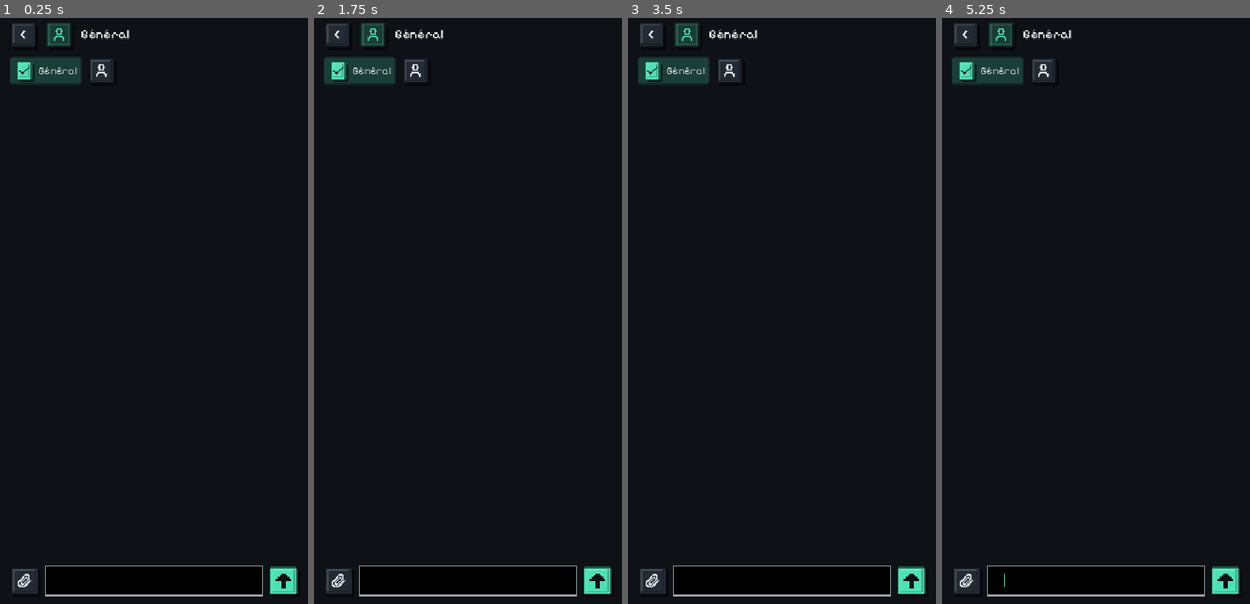
Above: before the commit, frames 1-4 (left to right).
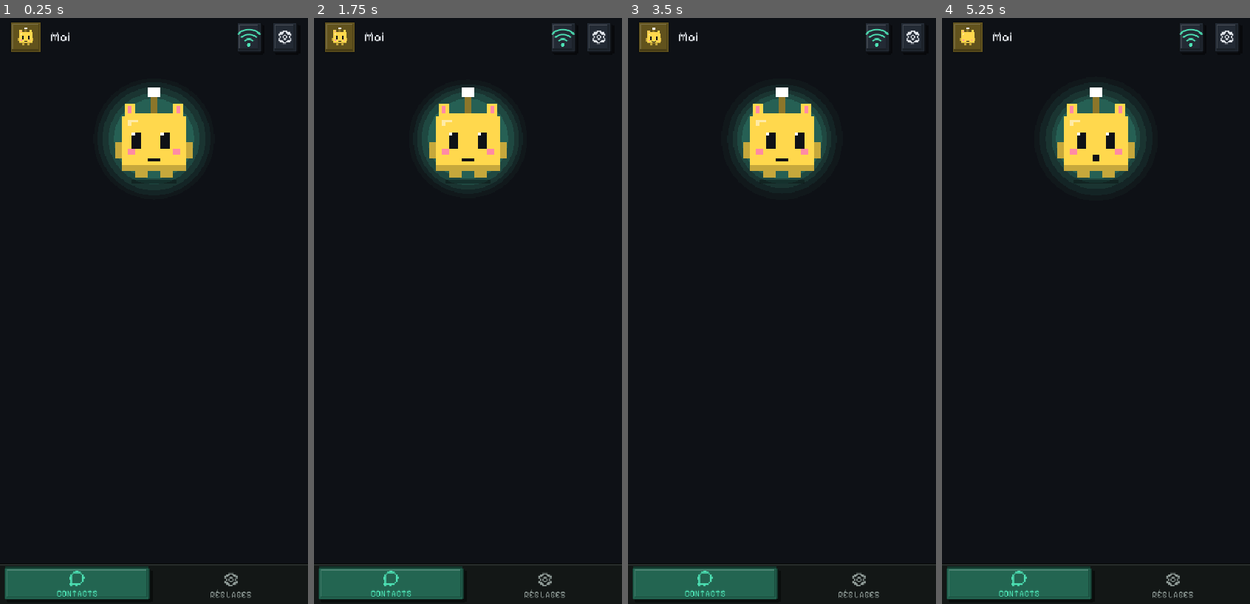
Above: after the commit, the same moments.

Repository: goodview-software/pocket-chat
Game: Godot game, scene res://boot.tscn
Same seed, same stepped clock (60 frames per second), same inputs: the game is played once before the commit and once after it.
Inputs (mouse positions are in pixels of both pictures, inside the frame that each line leads up to):
- Up to frame 1 (0.25 s): no input
- Up to frame 2 (1.75 s): tap Enter (ui_accept) at 0.5, 0.77, 1.52 s; hold Right 0.53-1.28 s; tap Tab at 0.6 s; click (468, 311) at 0.67 s; move the mouse to (406, 340) at 1.27 s; hold Left from 1.28 s (still down); tap Space at 1.35 s; click (406, 340) at 1.42 s
- Up to frame 3 (3.5 s): tap Enter (ui_accept) at 2, 3.02 s; move the mouse to (812, 176) at 2.02 s; release Left at 2.03 s; hold Right from 2.03 s (still down); tap Tab at 2.1 s; click (812, 176) at 2.17 s; move the mouse to (766, 428) at 2.77 s; tap Space at 2.85 s; click (766, 428) at 2.92 s
- Up to frame 4 (5.25 s): move the mouse to (1188, 398) at 3.52 s; release Right at 3.53 s; hold Left from 3.53 s (still down); tap Tab at 3.6, 5.1 s; click (1188, 398) at 3.67 s; tap Enter (ui_accept) at 3.77, 4.52, 5 s; move the mouse to (1003, 217) at 4.27 s; tap Space at 4.35 s; click (1003, 217) at 4.42 s; move the mouse to (1111, 311) at 5.02 s; click (1111, 311) at 5.17 s

The runs differ from the first frame. In frame 1, 11% of the frame differs, in the area x 0-100%, y 0-100%; in frame 2, 11%; in frame 3, 10%; in frame 4, 11%.

Commit message:
Overlay retiré
Co-Authored-By: Claude Sonnet 5.5 <noreply@anthropic.com>

Diff:
--- a/hud.gd
+++ /dev/null
@@ -1,234 +0,0 @@
-extends Window
-## HUD overlay pixel art (PC) : bandeau en haut à droite de l'écran avec les personnages, dépliable pour ouvrir un chat.
-## Fenêtre sans bordure, transparente, toujours au-dessus, sans prise de focus. Bulle de notification à l'arrivée d'un message.
-const KPx := preload("res://kit/ui/px.gd")
-const SHEET := preload("res://mascot/goody.png")
-const BODIES := [Color("4de1b4"), Color("ff8fb1"), Color("6aa8ff"), Color("ffa24d"), Color("b58bff"),
-		Color("ffd84d"), Color("ff6b6b"), Color("c9d1da")]
-const MARGIN := 12
-const BOX := 44        # case d'un personnage dans le bandeau
-const ROW_H := 46
-const PANEL_W := 280
-const MAX_STRIP := 4
-const TOAST_SECS := 6.0
-
-var main: Control
-var cv: Control
-var expanded := false
-var toast := {}        # {conv, title, text, mascot, t}
-var hits: Array = []   # [Rect2, String] : "toggle", "open" ou id de conversation
-var hover := -1
-var t := 0.0
-var entries: Array = []
-var font: Font
-var _sig := ""
-
-
-func setup(m: Control) -> void:
-	main = m
-	font = m.get_theme_default_font()
-	title = "Pocket Chat HUD"
-	borderless = true
-	always_on_top = true
-	transparent = true
-	transparent_bg = true
-	unfocusable = true
-	transient = false
-	force_native = true
-	exclusive = false
-	wrap_controls = false
-	cv = Control.new()
-	cv.set_anchors_preset(Control.PRESET_FULL_RECT)
-	cv.texture_filter = CanvasItem.TEXTURE_FILTER_NEAREST
-	cv.mouse_default_cursor_shape = Control.CURSOR_POINTING_HAND
-	cv.draw.connect(_draw_ui)
-	cv.gui_input.connect(_input_ui)
-	cv.mouse_exited.connect(func(): hover = -1)
-	add_child(cv)
-	_collect()
-	_relayout()
-	visible = true
-
-
-## Appelé par l'app à chaque message entrant.
-func notify(conv: String, who: String, text: String, mascot: int) -> void:
-	toast = {"conv": conv, "title": who, "text": text, "mascot": mascot, "t": TOAST_SECS}
-	_relayout()
-
-
-func _process(d: float) -> void:
-	t += d
-	if not toast.is_empty():
-		toast.t = float(toast.t) - d
-		if float(toast.t) <= 0.0:
-			toast = {}
-			_relayout()
-	_collect()
-	cv.queue_redraw()
-
-
-## Liste des entrées affichées : Général puis contacts en ligne ou avec des messages non lus.
-func _collect() -> void:
-	var l: Array = [{"id": "all", "name": "Général", "mascot": -1, "unread": int(main.unread.get("all", 0))}]
-	var ids: Array = []
-	for id in main.peers:
-		var pr: Dictionary = main.peers[id]
-		if pr.get("self", false):
-			continue
-		var u := int(main.unread.get(id, 0))
-		if main._is_online(pr) or u > 0:
-			ids.append(id)
-	ids.sort_custom(func(a, b): return int(main.unread.get(a, 0)) > int(main.unread.get(b, 0)))
-	for id in ids:
-		l.append({"id": id, "name": str(main.peers[id].name), "mascot": int(main.peers[id].mascot), "unread": int(main.unread.get(id, 0))})
-	entries = l
-	var sig := str(l.map(func(e): return "%s%d" % [e.id, e.unread])) + str(expanded)
-	if sig != _sig:
-		_sig = sig
-		_relayout()
-
-
-func _strip_w() -> int:
-	var n := mini(entries.size(), MAX_STRIP + 1)
-	var extra := 1 if entries.size() > MAX_STRIP + 1 else 0
-	return 16 + n * (BOX + 6) + extra * 30 + 34
-
-
-func _relayout() -> void:
-	if main == null:
-		return
-	var w := PANEL_W if (expanded or not toast.is_empty()) else _strip_w()
-	w = maxi(w, _strip_w())
-	var h := 60
-	if expanded:
-		h += 8 + 14 + entries.size() * ROW_H + ROW_H
-	if not toast.is_empty():
-		h += 8 + 64
-	var scr := DisplayServer.window_get_current_screen(0)
-	var r := DisplayServer.screen_get_usable_rect(scr)
-	size = Vector2i(w, h)
-	position = Vector2i(r.end.x - w - MARGIN, r.position.y + MARGIN)
-	if cv != null:
-		cv.queue_redraw()
-
-
-# ------------------------------------------------------------------ Dessin
-
-func _txt(p: Vector2, s: String, sz: int, col: Color, w := -1.0) -> void:
-	font.draw_string(cv, p, s, HORIZONTAL_ALIGNMENT_LEFT, w, sz, col)
-
-
-func _avatar(r: Rect2, mascot: int, anim_row := 0) -> void:
-	if mascot < 0:  # salon commun : bulle de dialogue
-		KPx.panel(cv, r, Color("232a34"), Color("0b0e12"), false, 1)
-		var c := r.get_center()
-		cv.draw_rect(Rect2(c + Vector2(-10, -9), Vector2(20, 14)), Color("4de1b4"))
-		cv.draw_rect(Rect2(c + Vector2(-6, 5), Vector2(6, 5)), Color("4de1b4"))
-		for i in 3:
-			cv.draw_rect(Rect2(c + Vector2(-7 + i * 6, -4), Vector2(3, 3)), Color("0b0e12"))
-		return
-	var v := clampi(mascot, 0, 7)
-	KPx.panel(cv, r, (BODIES[v] as Color).darkened(0.62), Color("0b0e12"), false, 1)
-	var c2 := r.get_center()
-	cv.draw_texture_rect_region(SHEET, Rect2((c2 - Vector2(16, 16)).round(), Vector2(32, 32)),
-			Rect2((int(t * 3.0) % 4) * 32, (anim_row + v * 5) * 32, 32, 32))
-
-
-func _badge(r: Rect2, n: int) -> void:
-	if n <= 0:
-		return
-	var s := str(mini(n, 99))
-	var bw := 8.0 + 8.0 * s.length()
-	var b := Rect2(r.end.x - bw + 4, r.position.y - 4, bw, 16)
-	cv.draw_rect(b.grow(2), Color.BLACK)
-	cv.draw_rect(b, Color("ff6b6b"))
-	_txt(Vector2(b.position.x + 4, b.position.y + 13), s, 12, Color.WHITE)
-
-
-func _draw_ui() -> void:
-	hits.clear()
-	var W := float(size.x)
-	# --- bandeau
-	var strip := Rect2(0, 0, W, 56)
-	KPx.panel(cv, strip, Color("171b22"), Color("0b0e12"), true, 2)
-	var x := 12.0
-	var shown := mini(entries.size(), MAX_STRIP + 1)
-	for i in shown:
-		var e: Dictionary = entries[i]
-		var r := Rect2(x, 6, BOX - 4, BOX - 4)
-		_avatar(r, int(e.mascot), 0)
-		_badge(r, int(e.unread))
-		hits.append([Rect2(x, 4, BOX, 48), str(e.id)])
-		x += BOX + 6
-	if entries.size() > shown:
-		_txt(Vector2(x + 2, 34), "+%d" % (entries.size() - shown), 16, Color("8892a0"))
-		x += 30
-	var tg := Rect2(W - 34, 8, 26, 40)
-	cv.draw_rect(tg, Color("232a34") if hover != hits.size() else Color("2f3947"))
-	var cc := tg.get_center()
-	var dir := -1.0 if expanded else 1.0  # flèche vers le bas / le haut
-	for k in 4:
-		cv.draw_rect(Rect2(cc.x - 8 + k * 2, cc.y - 4 * dir + k * 2 * dir - 1, 16 - k * 4, 3), Color("4de1b4"))
-	hits.append([Rect2(W - 38, 0, 38, 56), "toggle"])
-	var y := 64.0
-	# --- liste dépliée
-	if expanded:
-		var ph := 14.0 + entries.size() * ROW_H + ROW_H
-		KPx.panel(cv, Rect2(0, y, W, ph), Color("171b22"), Color("0b0e12"), true, 2)
-		var ry := y + 10.0
-		for e in entries:
-			var rr := Rect2(8, ry, W - 16, ROW_H - 2)
-			if hover == hits.size():
-				cv.draw_rect(rr, Color("232a34"))
-			_avatar(Rect2(14, ry + 3, 38, 38), int(e.mascot), 0)
-			_txt(Vector2(62, ry + 28), str(e.name), 17, Color("e8ecf1"), W - 62 - 40)
-			_badge(Rect2(W - 40, ry + 12, 20, 20), int(e.unread))
-			hits.append([rr, str(e.id)])
-			ry += ROW_H
-		var orr := Rect2(8, ry + 2, W - 16, ROW_H - 6)
-		cv.draw_rect(orr, Color("4de1b4") if hover == hits.size() else Color("2d8c70"))
-		_txt(Vector2(orr.position.x + 14, orr.position.y + 26), "OUVRIR POCKET CHAT", 15, Color("0b0e12"))
-		hits.append([orr, "open"])
-		y += ph + 8.0
-	# --- bulle de notification
-	if not toast.is_empty():
-		var tr := Rect2(0, y, W, 64)
-		KPx.panel(cv, tr, Color("232a34"), Color("4de1b4"), true, 2)
-		_avatar(Rect2(8, y + 10, 44, 44), int(toast.mascot), 1)
-		_txt(Vector2(62, y + 26), str(toast.title), 15, Color("4de1b4"), W - 72)
-		_txt(Vector2(62, y + 48), str(toast.text), 15, Color("e8ecf1"), W - 72)
-		hits.append([tr, "toast"])
-
-
-# ------------------------------------------------------------------ Entrées souris
-
-func _input_ui(e: InputEvent) -> void:
-	if e is InputEventMouseMotion:
-		var h := -1
-		for i in hits.size():
-			if (hits[i][0] as Rect2).has_point(e.position):
-				h = i
-				break
-		if h != hover:
-			hover = h
-	elif e is InputEventMouseButton and e.pressed and e.button_index == MOUSE_BUTTON_LEFT:
-		for hh in hits:
-			if (hh[0] as Rect2).has_point(e.position):
-				_act(str(hh[1]))
-				return
-
-
-func _act(id: String) -> void:
-	match id:
-		"toggle":
-			expanded = not expanded
-			_relayout()
-		"open":
-			main.hud_open("")
-		"toast":
-			var c := str(toast.get("conv", ""))
-			toast = {}
-			_relayout()
-			main.hud_open(c)
-		_:
-			main.hud_open(id)
--- a/main.gd
+++ b/main.gd
@@ -339,8 +339,6 @@
 var my_mascot := 0
 var pref_name := ""
 var auto_accept := false
-var hud_on := true
-var hud: Window = null
 var profile_t := 0.0
 var beacon_t := 0.0
 
@@ -358,8 +356,8 @@
 var thumbs := {}
 
 var page := "home"
-var cur := ""  # conversation ouverte ("all" ou id)
-var open_convs: Array = []  # conversations privées ouvertes (mini-fenêtres) ; « Général » est toujours là
+var cur := ""  # conversation ouverte
+var open_convs: Array = []  # conversations privées ouvertes (mini-fenêtres)
 var dock: HBoxContainer
 var list_dirty := true
 var chat_dirty := false
@@ -416,37 +414,11 @@
 		auto_accept = true
 		print("CHAT[%s] %s tcp=%d udp=%d" % [test_role, me_id, tcp_port, udp_port])
 	if test_role == "":
-		_open("all")  # on démarre sur le Général
+		_open_first()
 	else:
 		_show("home")
 	_start_updates()
-	_apply_hud()
-
-
-## HUD overlay (PC seulement, pas en test headless).
-func _apply_hud() -> void:
-	var want := hud_on and not is_android and test_role == "" and DisplayServer.get_name() != "headless"
-	if want and hud == null:
-		hud = preload("res://hud.gd").new()
-		hud.visible = false
-		add_child(hud)
-		hud.setup(self)
-	elif not want and hud != null:
-		hud.queue_free()
-		hud = null
-
-
-## Ouvre une conversation (ou l'accueil si conv == "") et ramène la fenêtre au premier plan.
-func hud_open(conv: String) -> void:
-	var w := get_window()
-	if w.mode == Window.MODE_MINIMIZED:
-		w.mode = Window.MODE_WINDOWED
-	w.move_to_foreground()
-	w.grab_focus()
-	if conv == "":
-		_show("home")
-	else:
-		_open(conv)
+
 
 ## Mise à jour automatique commune aux apps Goodview (kit/update) : carte pixel art, bouton vert « METTRE À JOUR ».
 func _start_updates() -> void:
@@ -504,7 +476,6 @@
 		pref_name = str(cf.get_value("me", "name", ""))
 		my_mascot = int(cf.get_value("me", "mascot", randi() % 8))
 		auto_accept = bool(cf.get_value("me", "auto", false))
-		hud_on = bool(cf.get_value("me", "hud", true))
 	if me_id == "":
 		me_id = "%08x" % (randi() & 0x7fffffff)
 		my_mascot = randi() % 8
@@ -535,7 +506,6 @@
 	cf.set_value("me", "name", pref_name)
 	cf.set_value("me", "mascot", my_mascot)
 	cf.set_value("me", "auto", auto_accept)
-	cf.set_value("me", "hud", hud_on)
 	cf.save(_p("pref.cfg"))
 	var pd := {}
 	for id in peers:
@@ -636,7 +606,7 @@
 	pr.up = true
 	pr.seen = Time.get_ticks_msec()
 	pr.ip = "127.0.0.1"
-	var nm := "%s (moi)" % my_name
+	var nm := my_name
 	if pr.name != nm or pr.mascot != my_mascot:
 		pr.name = nm
 		pr.mascot = my_mascot
@@ -673,11 +643,7 @@
 
 func _targets(conv: String) -> Array:
 	var a: Array = []
-	if conv == "all":
-		for id in peers:
-			if peers[id].up and not peers[id].get("self", false):
-				a.append(peers[id])
-	elif peers.has(conv):
+	if peers.has(conv):
 		a.append(peers[conv])
 	return a
 
@@ -934,7 +900,7 @@
 		T_MSG:
 			var d = JSON.parse_string(data.get_string_from_utf8())
 			if d is Dictionary:
-				var conv: String = "all" if d.get("room", false) else str(pr.id)
+				var conv: String = str(pr.id)
 				_add_msg(conv, {"id": str(d.get("mid", "")), "k": "t", "me": false, "from": pr.id, "ts": Time.get_unix_time_from_system(),
 						"text": str(d.get("text", "")).left(MAX_TEXT)})
 				_test_hook("text", str(d.get("text", "")))
@@ -994,18 +960,15 @@
 	if not history.has(conv):
 		history[conv] = []
 	(history[conv] as Array).append(m)
-	if conv != "all" and not m.get("me", false) and conv not in open_convs:
+	if conv == "all":
+		return  # ancien salon Général supprimé : on ignore
+	if not m.get("me", false) and conv not in open_convs:
 		open_convs.append(conv)
 	if not m.get("me", false):
 		if not (page == "chat" and cur == conv):
 			unread[conv] = int(unread.get(conv, 0)) + 1
 			if not get_window().has_focus():
 				DisplayServer.window_request_attention()
-				if hud != null:
-					var who := str(peers[m.from].name) if peers.has(str(m.get("from", ""))) else "?"
-					var mo := int(peers[m.from].mascot) if peers.has(str(m.get("from", ""))) else 0
-					var body := str(m.get("text", "")) if m.get("k", "") == "t" else "Fichier : " + str(m.get("name", ""))
-					hud.notify(conv, who + (" · Général" if conv == "all" else ""), body.replace("\n", " "), mo)
 		if page == "chat" and cur == conv:
 			stick = 3
 	elif conv == cur:
@@ -1023,10 +986,7 @@
 		return
 	var mid := "%d%04x" % [Time.get_ticks_msec(), randi() & 0xffff]
 	var m := {"id": mid, "k": "t", "me": true, "ts": Time.get_unix_time_from_system(), "text": text, "st": "ok"}
-	if conv == "all":
-		for pr in _targets("all"):
-			_send_json(pr, T_MSG, {"mid": mid, "room": true, "text": text})
-	elif peers.has(conv) and peers[conv].up:
+	if peers.has(conv) and peers[conv].up:
 		_send_json(peers[conv], T_MSG, {"mid": mid, "room": false, "text": text})
 	else:
 		m["st"] = "q"
@@ -1048,7 +1008,7 @@
 		var hc := HashingContext.new()
 		hc.start(HashingContext.HASH_SHA256)
 		pr.xout[fid] = {"f": f, "size": size, "sent": 0, "hash": hc, "state": "offer", "msg": m, "end": false}
-		_send_json(pr, T_FOFFER, {"fid": fid, "name": name, "size": size, "room": conv == "all"})
+		_send_json(pr, T_FOFFER, {"fid": fid, "name": name, "size": size, "room": false})
 		_add_msg(conv, m)
 
 
@@ -1057,7 +1017,7 @@
 	if not (d is Dictionary):
 		return
 	var fid := int(d.get("fid", 0))
-	var conv: String = "all" if d.get("room", false) else str(pr.id)
+	var conv: String = str(pr.id)
 	var m := {"id": "r%d_%s" % [fid, pr.id], "k": "f", "me": false, "from": pr.id, "ts": Time.get_unix_time_from_system(),
 			"name": _clean_name(str(d.get("name", "fichier"))), "size": int(d.get("size", 0)), "st": "offer", "prog": 0.0, "fid": fid}
 	_add_msg(conv, m)
@@ -1152,12 +1112,23 @@
 
 
 func _pick_file() -> void:
-	var fp = preload("res://kit/ui/k_file_picker.gd").new()
+	var conv := cur
+	var home := OS.get_environment("HOME")
+	var start := home + "/Téléchargements" if DirAccess.dir_exists_absolute(home + "/Téléchargements") else home
+	if not is_android and DisplayServer.has_feature(DisplayServer.FEATURE_NATIVE_DIALOG_FILE):
+		var err := DisplayServer.file_dialog_show("Envoyer des fichiers", start, "", false, DisplayServer.FILE_DIALOG_MODE_OPEN_FILES, PackedStringArray(),
+				func(ok: bool, paths: PackedStringArray, _f: int):
+					if ok:
+						for p in paths:
+							_send_file(conv, p))
+		if err == OK:
+			return
+	var fp = preload("res://kit/ui/k_file_picker.gd").new()  # repli : sélecteur du kit (Android, pas de dialogue natif)
 	fp.title = "Envoyer des fichiers"
 	fp.files_selected.connect(func(paths: PackedStringArray):
 		for p in paths:
-			_send_file(cur, p))
-	fp.open_in(self, OS.get_environment("HOME") + "/Téléchargements" if DirAccess.dir_exists_absolute(OS.get_environment("HOME") + "/Téléchargements") else "")
+			_send_file(conv, p))
+	fp.open_in(self, start if not is_android else "")
 
 
 # ------------------------------------------------------------------ Interface
@@ -1340,29 +1311,6 @@
 			c.queue_free()
 	if empty_orb.get_parent() == list_box:
 		list_box.remove_child(empty_orb)
-	# salon commun
-	var tot := 0
-	for id in peers:
-		if peers[id].up:
-			tot += 1
-	var all := Card.new()
-	var hb := HBoxContainer.new()
-	hb.add_theme_constant_override("separation", 14)
-	var ic := IconBtn.new("people", 48)
-	ic.fill = Color(C_OK, 0.18)
-	ic.col = C_OK
-	hb.add_child(ic)
-	var t := _lbl("Général", 19)
-	t.size_flags_vertical = Control.SIZE_SHRINK_CENTER
-	hb.add_child(t)
-	hb.add_child(_spacer())
-	hb.add_child(_chip(str(tot), "wifi", C_OK if tot > 0 else C_DIM))
-	if int(unread.get("all", 0)) > 0:
-		hb.add_child(_count(int(unread["all"])))
-	all.add_child(hb)
-	_ign(all)
-	all.tapped.connect(_open.bind("all"))
-	list_box.add_child(all)
 	# pairs : en ligne d'abord
 	var ids: Array = peers.keys()
 	ids.sort_custom(func(a, b):
@@ -1374,6 +1322,8 @@
 	var any_online := false
 	for id in ids:
 		var pr: Dictionary = peers[id]
+		if pr.get("self", false):
+			continue  # « Moi » (bouclage test) jamais affiché
 		var on := _is_online(pr)
 		any_online = any_online or on
 		var card := Card.new()
@@ -1523,7 +1473,11 @@
 	di.col = C_OK
 	di.mouse_filter = Control.MOUSE_FILTER_IGNORE
 	h1.add_child(di)
-	h1.add_child(_spacer())
+	var l1 := _lbl("Accepter les fichiers automatiquement", 16)
+	l1.autowrap_mode = TextServer.AUTOWRAP_WORD_SMART
+	l1.size_flags_horizontal = Control.SIZE_EXPAND_FILL
+	l1.size_flags_vertical = Control.SIZE_SHRINK_CENTER
+	h1.add_child(l1)
 	var tg := Toggle.new()
 	tg.set_on(auto_accept)
 	tg.toggled.connect(func(on: bool):
@@ -1532,24 +1486,6 @@
 	h1.add_child(tg)
 	c1.add_child(h1)
 	p_set.add_child(c1)
-	if not is_android:
-		var ch := Card.new()
-		var hh := HBoxContainer.new()
-		hh.add_theme_constant_override("separation", 12)
-		var hi := IconBtn.new("people", 44)
-		hi.col = C_OK
-		hi.mouse_filter = Control.MOUSE_FILTER_IGNORE
-		hh.add_child(hi)
-		hh.add_child(_spacer())
-		var ht := Toggle.new()
-		ht.set_on(hud_on)
-		ht.toggled.connect(func(on: bool):
-			hud_on = on
-			_apply_hud()
-			_save_soon())
-		hh.add_child(ht)
-		ch.add_child(hh)
-		p_set.add_child(ch)
 	var c2 := Card.new()
 	var v2 := VBoxContainer.new()
 	v2.add_theme_constant_override("separation", 8)
@@ -1559,6 +1495,7 @@
 	fic.col = C_OK
 	fic.mouse_filter = Control.MOUSE_FILTER_IGNORE
 	fi.add_child(fic)
+	fi.add_child(_lbl("Dossier de réception", 16))
 	set_dir_lbl = _lbl("", 14, C_DIM)
 	set_dir_lbl.autowrap_mode = TextServer.AUTOWRAP_ARBITRARY
 	set_dir_lbl.size_flags_horizontal = Control.SIZE_EXPAND_FILL
@@ -1617,9 +1554,21 @@
 		set_dir_lbl.text = _dl_dir()
 
 
+## Démarrage : 1ʳᵉ personne en ligne, sinon l'écran « choisis quelqu'un ».
+func _open_first() -> void:
+	for id in peers:
+		if not peers[id].get("self", false) and _is_online(peers[id]):
+			_open(str(id))
+			return
+	_show("home")
+
+
 func _open(conv: String) -> void:
+	if conv == "all":
+		_show("home")
+		return
 	cur = conv
-	if conv != "all" and conv not in open_convs:
+	if conv not in open_convs:
 		open_convs.append(conv)
 		_save_soon()
 	unread.erase(conv)
@@ -1632,11 +1581,7 @@
 
 
 func _ui_chat_head() -> void:
-	if cur == "all":
-		chat_name.text = "Général"
-		chat_avatar.visible = false
-		chat_icon.visible = true
-	elif peers.has(cur):
+	if peers.has(cur):
 		chat_name.text = str(peers[cur].name)
 		chat_avatar.visible = true
 		chat_icon.visible = false
@@ -1651,13 +1596,12 @@
 	_render_dock()
 
 
-## Mini-fenêtres : « Général » (coché, toujours présent) puis une pastille par conversation privée, avec croix rouge.
+## Mini-fenêtres : une pastille par conversation privée, avec croix rouge.
 func _render_dock() -> void:
 	if dock == null:
 		return
 	for c in dock.get_children():
 		c.queue_free()
-	_dock_chip("all", "Général", null, cur == "all")
 	for id in open_convs.duplicate():
 		if peers.has(id):
 			_dock_chip(id, str(peers[id].name), peers[id], cur == id)
@@ -1720,17 +1664,9 @@
 	open_convs.erase(id)
 	_save_soon()
 	if cur == id:
-		_open("all")
+		_open_first()
 	else:
 		_render_dock()
-
-
-## Envoie dans le Général un message (ou un fichier) reçu/écrit en privé.
-func _forward_to_general(m: Dictionary) -> void:
-	if m.get("k", "") == "t":
-		_send_text("all", str(m.text))
-	elif m.get("k", "") == "f" and FileAccess.file_exists(str(m.get("path", ""))):
-		_send_file("all", str(m.path))
 
 
 func _hm(ts: float) -> String:
@@ -1771,8 +1707,6 @@
 		bub.add_theme_stylebox_override("panel", sb)
 		var v := VBoxContainer.new()
 		v.add_theme_constant_override("separation", 4)
-		if not me and cur == "all" and peers.has(m.get("from", "")):
-			v.add_child(_lbl(str(peers[m.from].name), 13, C_OK))
 		var foot := HBoxContainer.new()
 		foot.add_theme_constant_override("separation", 6)
 		if m.get("k", "") == "t":
@@ -1793,14 +1727,6 @@
 		else:
 			_file_body(v, foot, m, me, maxw)
 		foot.add_child(_spacer())
-		if cur != "all" and (m.get("k", "") == "t" or (m.get("k", "") == "f" and m.get("st", "") == "done")):
-			var fw := IconBtn.new("send", 22)
-			fw.col = C_DIM
-			fw.tooltip_text = "Envoyer dans le Général"
-			fw.pressed.connect(func():
-				fw.col = C_OK
-				_forward_to_general(m))
-			foot.add_child(fw)
 		foot.add_child(_lbl(_hm(float(m.ts)), 12, C_DIM))
 		v.add_child(foot)
 		bub.add_child(v)
@@ -1826,7 +1752,7 @@
 	nl.clip_text = true
 	nl.text_overrun_behavior = TextServer.OVERRUN_TRIM_ELLIPSIS
 	col.add_child(nl)
-	col.add_child(_lbl(_fsize(int(m.size)) + ((" · " + str(m.to)) if me and cur == "all" else ""), 13, C_DIM))
+	col.add_child(_lbl(_fsize(int(m.size)) + "", 13, C_DIM))
 	top.add_child(col)
 	v.add_child(top)
 	var path := str(m.get("path", ""))
Not shown, removed: hud.gd.uid
